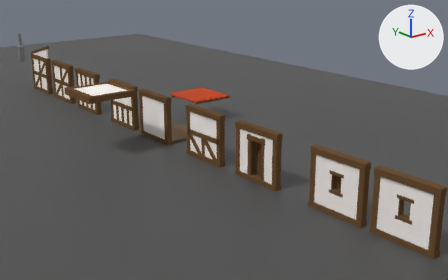
Renders of the Blender file Blender/Casa1.blend from each side of a commit.
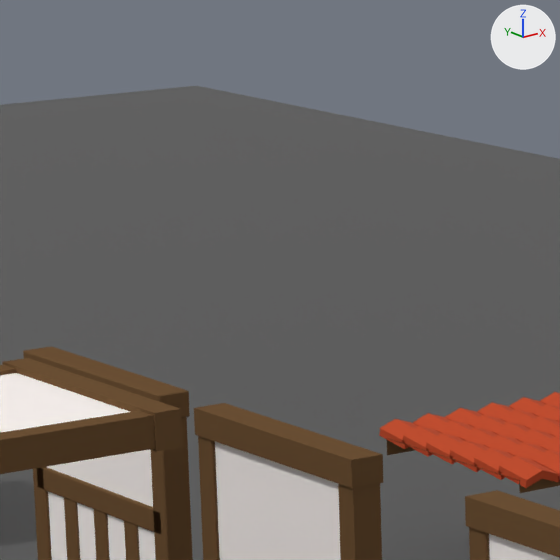
Each version is shown from a 50 mm lens placed at (-14.33, -23.81, 8.29), pointed at (1.76, -3.69, 0.24), then close up on the part from 23% to 45% of the width and 7% to 41% of the height. The axes (+X, +Y, +Z) are drawn at upper right. The lights are the same throughout.

Objects in the first close-up: 'Plane', 'Roof', 'Wall_03', 'Wall_04', 'Wall_04.001', 'Wall_05'.
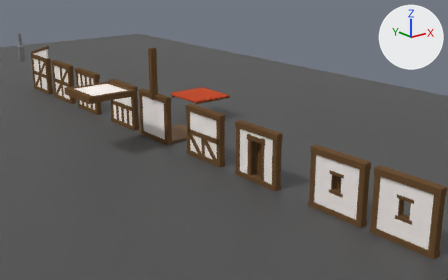
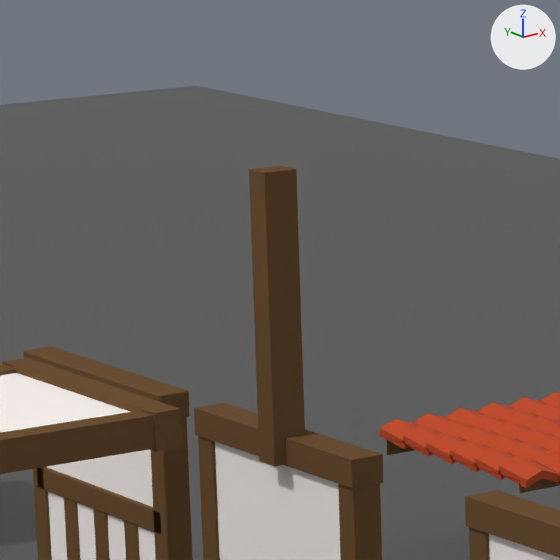
Where the newer file only moved an object's origin or applied its transform, the numbers keep the older frame.

Diff of the bpy script that builds the scene:
```diff
--- a/Blender/Casa1.blend.py
+++ b/Blender/Casa1.blend.py
@@ me_cube_029 @@
+me_cube_029.from_pydata(...)  # a box spanning x -0.14..0.14, y -1.11..1.11, z -0.11..0.11
+me_cube_029.materials.append(mat_wood1)  # brown #6e5236
@@ ob_wall_04_002 @@
+ob_wall_04_002 = bpy.data.objects.new('Wall_04.002', me_cube_029)
+ob_wall_04_002.location = (-0.103, -1.106, 2.981)
+ob_wall_04_002.rotation_euler = (1.571, 0.0, 0.0)  # degrees (90, 0, 0)
```

Pixel boxes (x1, y1, x2, y2) of what changed, in the close-ups (560 x 560 px):
'Wall_04.002', added (brown)
    after: (249, 166, 305, 466)
